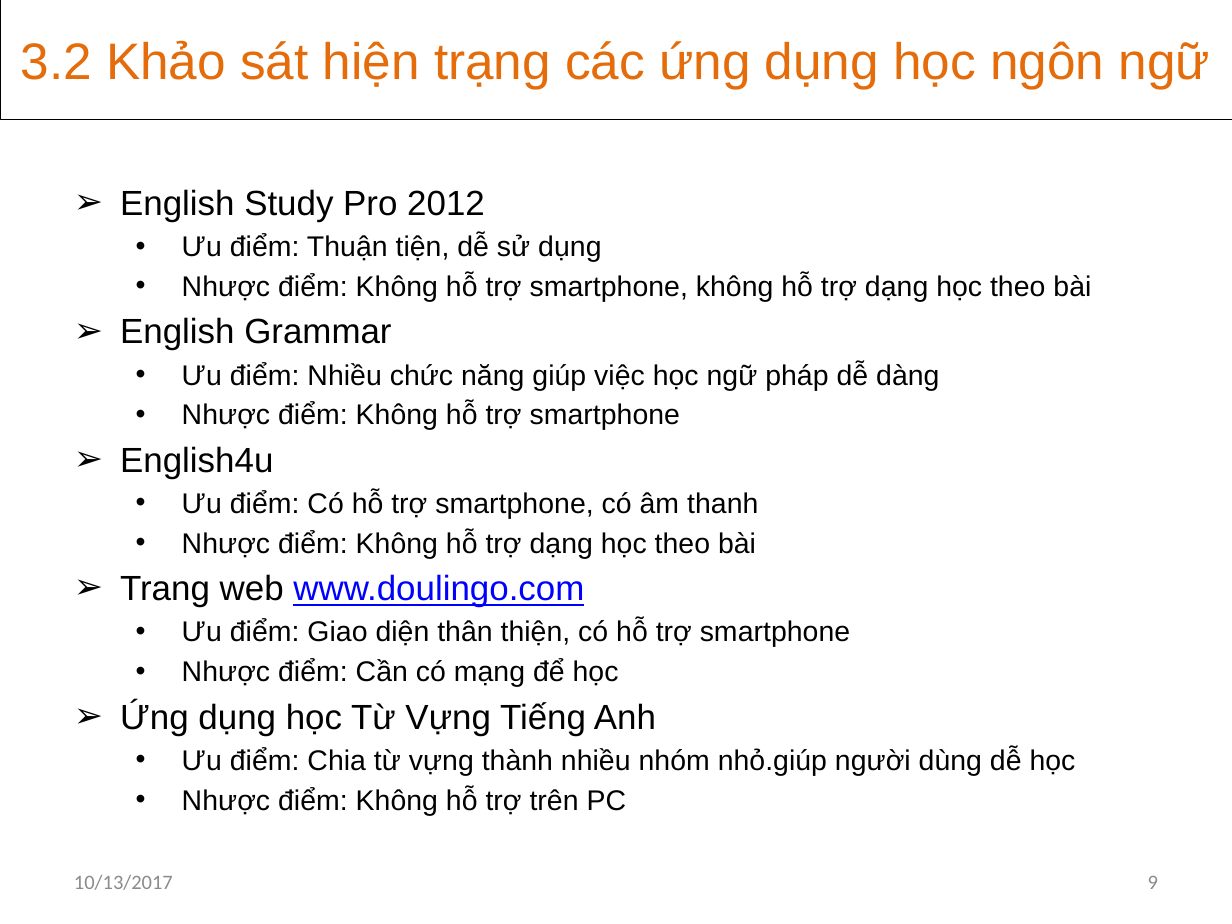
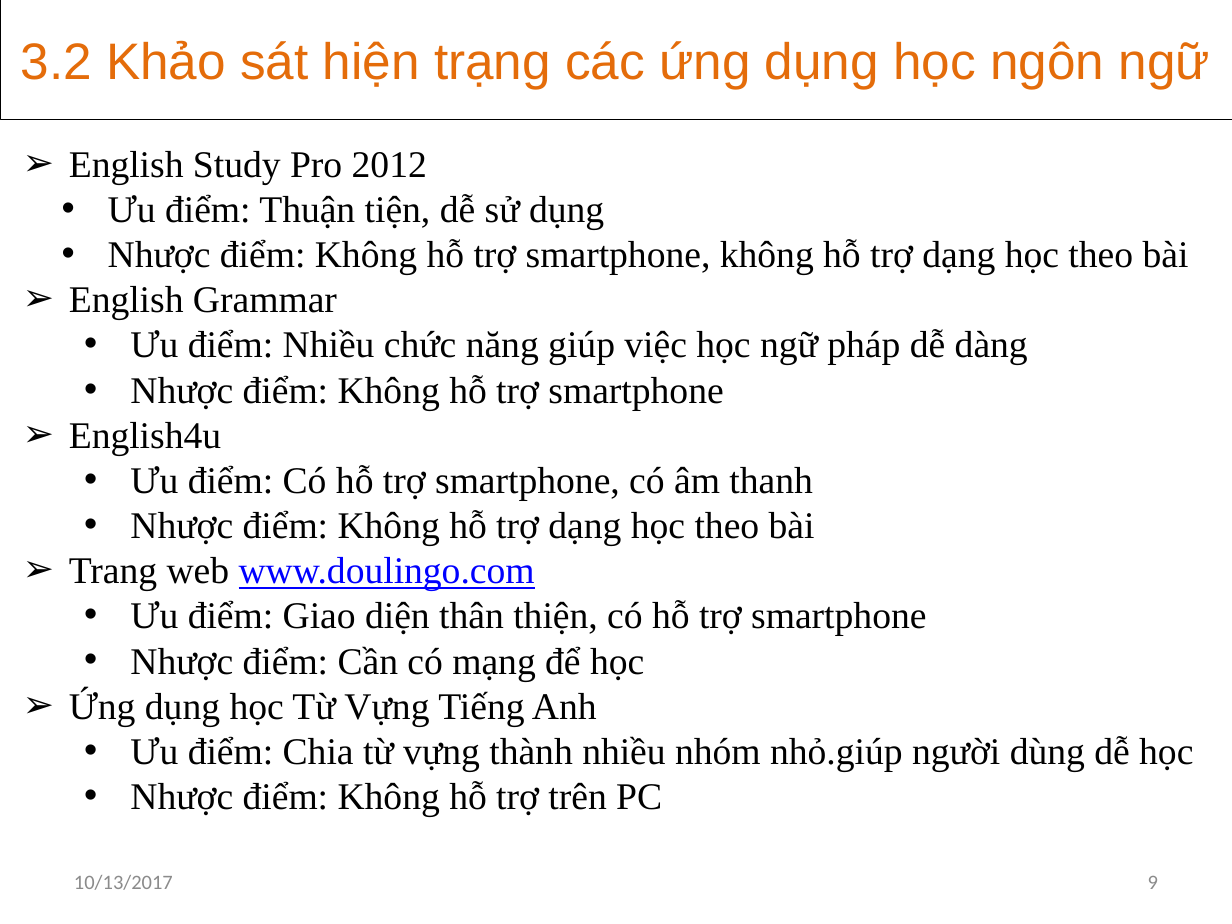
Before and after one commit to khanhvinhit/Do-An, a slide deck: slide 9 of THESIS/DACN_UD_Hoc_KHo_CTK37_BaoCao_D3.pptx. Drawn at 1232x924 pixels with LibreOffice and Linux fonts; fonts in the diff are those of the drawing. Boxes give left, top, right and bottom in pixels: in the first picture for what was removed or moved away, otherwise in the second. Text is boxed around its words. In the diff, an @@ line names an element or a change of style, - is before the commit and + after.

```diff
--- a/THESIS/DACN_UD_Hoc_KHo_CTK37_BaoCao_D3.pptx
+++ b/THESIS/DACN_UD_Hoc_KHo_CTK37_BaoCao_D3.pptx
@@ subtitle "English Study Pro 2012": place and size @@
-subtitle "English Study Pro 2012" at [120,189,1091,815]
+subtitle "English Study Pro 2012" at [69,151,1193,817]
@@ subtitle "English Study Pro 2012" at [69,151,1193,817]: size 20.4 to 22 pt in "English Study Pro 2012", "English Grammar", "English4u", "Trang web www.doulingo.com" and 1 more places; font Arial to Times New Roman; size 16.6 to 22 pt in "Ưu điểm: Thuận tiện, dễ sử dụng", "Nhược điểm: Không hỗ trợ smartphone, không ...", "Ưu điểm: Nhiều chức năng giúp việc ...", "Nhược điểm: Không hỗ trợ smartphone" and 6 more places; less space between paragraphs; indent changed @@
```
Also in this commit, not shown: 4 other slides changed.
